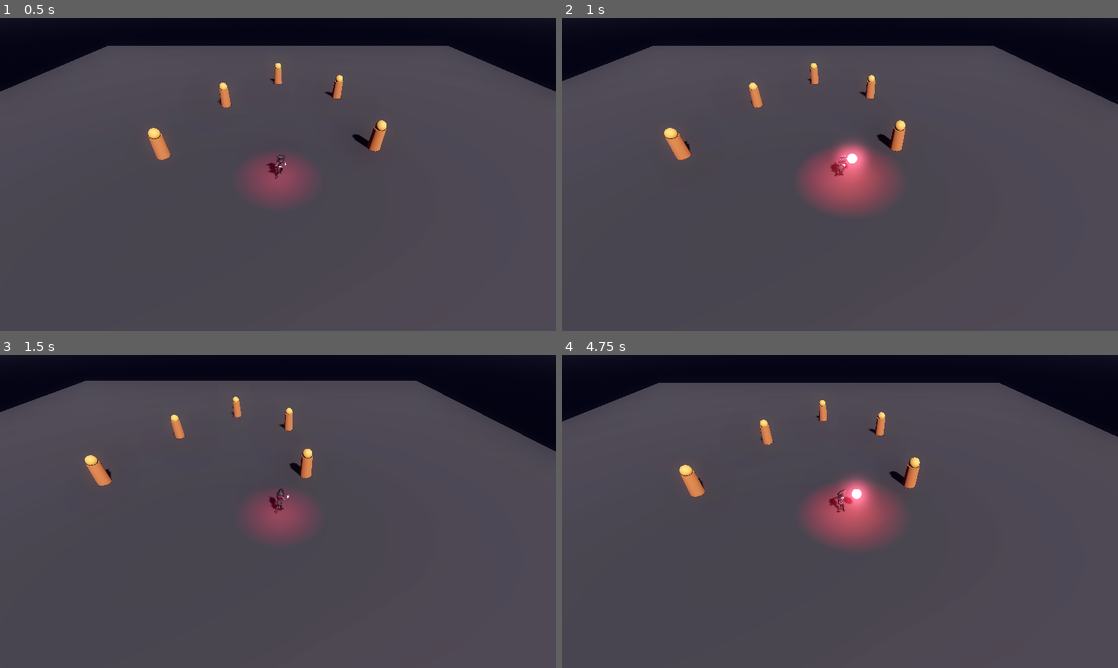
Above: before the commit, frames 1-4 (two rows, left to right).
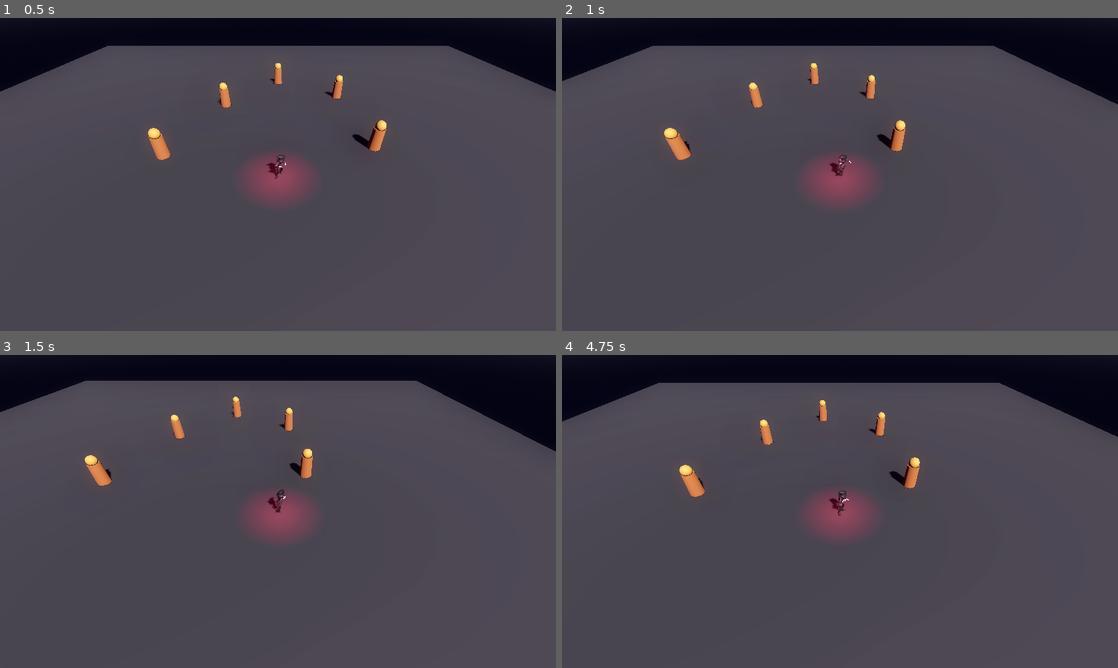
Above: after the commit, the same moments.

Repository: v-prokofev/MisterV
Game: Godot game, scene res://scenes/main.tscn
The game is run twice, just before and just after one commit, with the same random seed, the same clock (stepped at 60 frames per second) and the same inputs.
Inputs (mouse positions are in pixels of both pictures, inside the frame that each line leads up to):
- Up to frame 1 (0.5 s): no input
- Up to frame 2 (1 s): move the mouse to (962, 158) at 0.52 s; hold D (move_right) from 0.53 s (still down); click (962, 158) at 0.67 s
- Up to frame 3 (1.5 s): move the mouse to (166, 527) at 1.27 s; release D (move_right) at 1.28 s; hold S (move_backward) from 1.28 s (still down)
- Up to frame 4 (4.75 s): move the mouse to (895, 442) at 2.02 s; release S (move_backward) at 2.03 s; hold D (move_right) 2.03-2.78 s; move the mouse to (812, 574) at 2.77 s; hold W (move_forward) 2.78-3.53 s; click (812, 574) at 2.92 s; move the mouse to (1006, 558) at 3.52 s; hold A (move_left) from 3.53 s (still down); move the mouse to (673, 464) at 4.27 s

Frame 1 is identical in both runs. In frame 2, 2.5% of the frame differs, in the area x 45-61%, y 39-63%; in frame 3, less than 0.1%; in frame 4, 2.4%.

Commit message:
Fix animation state reset and add configurable attack cast point timing

Diff:
--- a/src/scripts/player.gd
+++ b/src/scripts/player.gd
@@ -2,7 +2,8 @@
 
 @export var move_speed: float = 6.5
 @export var attack_range: float = 25.0
-@export var attack_cooldown: float = 0.75
+@export var attack_cooldown: float = 2.4 # Attack every 2.4s
+@export_range(0.0, 1.0) var attack_cast_point_ratio: float = 0.40 # 0.50 = 50% into attack animation
 @export var magic_sphere_scene: PackedScene = preload("res://scenes/magic_sphere.tscn")
 
 # Camera Zoom Parameters
@@ -18,17 +19,18 @@
 
 var anim_player: AnimationPlayer = null
 var anim_tree: AnimationTree = null
+var is_attacking: bool = false
 
 var current_target: Node3D = null
 var attack_timer: float = 0.0
-var current_locomotion_state: String = "idle"
+var current_locomotion_state: String = ""
 
 # Relative movement direction vector (X = right/left strafe, Y = forward/back relative to facing)
 var relative_move_dir: Vector2 = Vector2.ZERO
 
 func _ready() -> void:
 	add_to_group("player")
-	Engine.time_scale = 1.0 # Normal gameplay speed
+	Engine.time_scale = 1.0
 	_setup_character_texture()
 	_setup_animation_library()
 	_setup_animation_tree()
@@ -113,78 +115,33 @@
 	vampire_model.add_child(anim_tree)
 	anim_tree.anim_player = anim_tree.get_path_to(anim_player)
 
-	var blend_tree = AnimationNodeBlendTree.new()
-
-	# 1. Locomotion Transition Node
-	var trans = AnimationNodeTransition.new()
-	trans.input_count = 5
-	trans.set_input_name(0, "idle")
-	trans.set_input_name(1, "run_forward")
-	trans.set_input_name(2, "run_back")
-	trans.set_input_name(3, "run_left")
-	trans.set_input_name(4, "run_right")
-
-	blend_tree.add_node("locomotion", trans)
-
-	var anim_names = ["idle", "run_forward", "run_back", "run_left", "run_right"]
-	for i in range(anim_names.size()):
-		var node_name = "anim_" + anim_names[i]
-		var anim_node = AnimationNodeAnimation.new()
-		anim_node.animation = anim_names[i]
-		blend_tree.add_node(node_name, anim_node)
-		blend_tree.connect_node("locomotion", i, node_name)
-
-	# 2. Attack Animation Node
-	var attack_node = AnimationNodeAnimation.new()
-	attack_node.animation = "attack"
-	blend_tree.add_node("attack_anim", attack_node)
-
-	var timescale = AnimationNodeTimeScale.new()
-	blend_tree.add_node("attack_speed", timescale)
-	blend_tree.connect_node("attack_speed", 0, "attack_anim")
-
-	# 3. Refined Upper Body Mask (Arms + Upper Chest only, excluding Head and Root Spine to prevent torso twisting)
-	var oneshot = AnimationNodeOneShot.new()
-	oneshot.fadein_time = 0.08
-	oneshot.fadeout_time = 0.12
-	oneshot.filter_enabled = true
-
-	var upper_body_paths = [
-		"Skeleton3D:mixamorig_Spine1",
-		"Skeleton3D:mixamorig_Spine2",
-		"Skeleton3D:mixamorig_LeftShoulder",
-		"Skeleton3D:mixamorig_LeftArm",
-		"Skeleton3D:mixamorig_LeftForeArm",
-		"Skeleton3D:mixamorig_LeftHand",
-		"Skeleton3D:mixamorig_RightShoulder",
-		"Skeleton3D:mixamorig_RightArm",
-		"Skeleton3D:mixamorig_RightForeArm",
-		"Skeleton3D:mixamorig_RightHand",
-		"Skeleton3D:mixamorig_LeftHandThumb1", "Skeleton3D:mixamorig_LeftHandThumb2", "Skeleton3D:mixamorig_LeftHandThumb3", "Skeleton3D:mixamorig_LeftHandThumb4",
-		"Skeleton3D:mixamorig_LeftHandIndex1", "Skeleton3D:mixamorig_LeftHandIndex2", "Skeleton3D:mixamorig_LeftHandIndex3", "Skeleton3D:mixamorig_LeftHandIndex4",
-		"Skeleton3D:mixamorig_LeftHandMiddle1", "Skeleton3D:mixamorig_LeftHandMiddle2", "Skeleton3D:mixamorig_LeftHandMiddle3", "Skeleton3D:mixamorig_LeftHandMiddle4",
-		"Skeleton3D:mixamorig_LeftHandRing1", "Skeleton3D:mixamorig_LeftHandRing2", "Skeleton3D:mixamorig_LeftHandRing3", "Skeleton3D:mixamorig_LeftHandRing4",
-		"Skeleton3D:mixamorig_LeftHandPinky1", "Skeleton3D:mixamorig_LeftHandPinky2", "Skeleton3D:mixamorig_LeftHandPinky3", "Skeleton3D:mixamorig_LeftHandPinky4",
-		"Skeleton3D:mixamorig_RightHandThumb1", "Skeleton3D:mixamorig_RightHandThumb2", "Skeleton3D:mixamorig_RightHandThumb3", "Skeleton3D:mixamorig_RightHandThumb4",
-		"Skeleton3D:mixamorig_RightHandIndex1", "Skeleton3D:mixamorig_RightHandIndex2", "Skeleton3D:mixamorig_RightHandIndex3", "Skeleton3D:mixamorig_RightHandIndex4",
-		"Skeleton3D:mixamorig_RightHandMiddle1", "Skeleton3D:mixamorig_RightHandMiddle2", "Skeleton3D:mixamorig_RightHandMiddle3", "Skeleton3D:mixamorig_RightHandMiddle4",
-		"Skeleton3D:mixamorig_RightHandRing1", "Skeleton3D:mixamorig_RightHandRing2", "Skeleton3D:mixamorig_RightHandRing3", "Skeleton3D:mixamorig_RightHandRing4",
-		"Skeleton3D:mixamorig_RightHandPinky1", "Skeleton3D:mixamorig_RightHandPinky2", "Skeleton3D:mixamorig_RightHandPinky3", "Skeleton3D:mixamorig_RightHandPinky4"
-	]
-
-	for p in upper_body_paths:
-		oneshot.set_filter_path(NodePath(p), true)
-
-	blend_tree.add_node("attack_shot", oneshot)
-
-	blend_tree.connect_node("attack_shot", 0, "locomotion")
-	blend_tree.connect_node("attack_shot", 1, "attack_speed")
-	blend_tree.connect_node("output", 0, "attack_shot")
-
-	anim_tree.tree_root = blend_tree
+	# Simple StateMachine: idle, run_forward, run_back, run_left, run_right, attack
+	var state_machine = AnimationNodeStateMachine.new()
+
+	var all_anims = ["idle", "run_forward", "run_back", "run_left", "run_right", "attack"]
+	for anim_name in all_anims:
+		var node = AnimationNodeAnimation.new()
+		node.animation = anim_name
+		state_machine.add_node(anim_name, node)
+
+	# Connect all states to each other (any -> any transitions)
+	for from_state in all_anims:
+		for to_state in all_anims:
+			if from_state != to_state:
+				var trans = AnimationNodeStateMachineTransition.new()
+				trans.switch_mode = AnimationNodeStateMachineTransition.SWITCH_MODE_IMMEDIATE
+				trans.xfade_time = 0.15
+				state_machine.add_transition(from_state, to_state, trans)
+
+	# In Godot 4, set start by transitioning from built-in "Start" node
+	var start_trans = AnimationNodeStateMachineTransition.new()
+	start_trans.switch_mode = AnimationNodeStateMachineTransition.SWITCH_MODE_IMMEDIATE
+	start_trans.xfade_time = 0.0
+	state_machine.add_transition("Start", "idle", start_trans)
+
+	anim_tree.tree_root = state_machine
 	anim_tree.active = true
-	anim_tree.set("parameters/attack_speed/scale", 2.6)
-	print("Refined Upper Body Mask Applied (Spine1/Spine2 + Arms)")
+	print("AnimationTree (StateMachine, full-body) set up successfully")
 
 func _physics_process(delta: float) -> void:
 	# 0. Smooth Camera Zoom FOV
@@ -254,7 +211,7 @@
 		_trigger_spell_cast()
 
 func _update_locomotion() -> void:
-	if not anim_tree:
+	if not anim_tree or is_attacking:
 		return
 
 	var target_state = "idle"
@@ -267,20 +224,45 @@
 
 	if current_locomotion_state != target_state:
 		current_locomotion_state = target_state
-		anim_tree.set("parameters/locomotion/transition_request", target_state)
+		var playback = anim_tree.get("parameters/playback") as AnimationNodeStateMachinePlayback
+		if playback:
+			playback.travel(target_state)
 
 func _trigger_spell_cast() -> void:
 	if not current_target or not is_instance_valid(current_target):
 		return
+	if is_attacking:
+		return
+
+	is_attacking = true
+	current_locomotion_state = ""
 
 	if anim_tree:
-		anim_tree.set("parameters/attack_shot/request", AnimationNodeOneShot.ONE_SHOT_REQUEST_FIRE)
-
-	# Wait for forward hand extension (0.24s at 2.6x speed)
-	await get_tree().create_timer(0.24).timeout
-
+		var playback = anim_tree.get("parameters/playback") as AnimationNodeStateMachinePlayback
+		if playback:
+			playback.travel("attack")
+
+	# Get actual animation duration to wait the right amount
+	var attack_duration: float = 2.3  # fallback
+	if anim_player and anim_player.has_animation("attack"):
+		attack_duration = anim_player.get_animation("attack").length
+
+	# Spawn fireball at configured ratio of animation duration
+	var cast_ratio = clamp(attack_cast_point_ratio, 0.0, 1.0)
+	var cast_time = attack_duration * cast_ratio
+	var recovery_time = max(0.0, attack_duration - cast_time)
+
+	await get_tree().create_timer(cast_time).timeout
 	if is_instance_valid(current_target):
 		_spawn_magic_sphere()
+
+	# Wait for remainder of animation to complete
+	await get_tree().create_timer(recovery_time).timeout
+
+	is_attacking = false
+	current_locomotion_state = ""
+	# Return to locomotion
+	_update_locomotion()
 
 func _spawn_magic_sphere() -> void:
 	if not magic_sphere_scene or not current_target:
